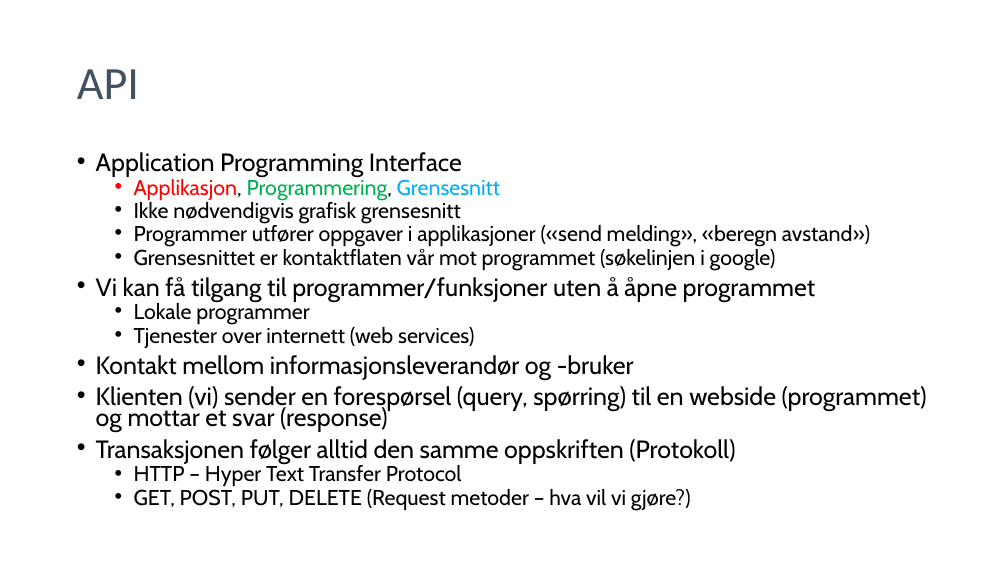
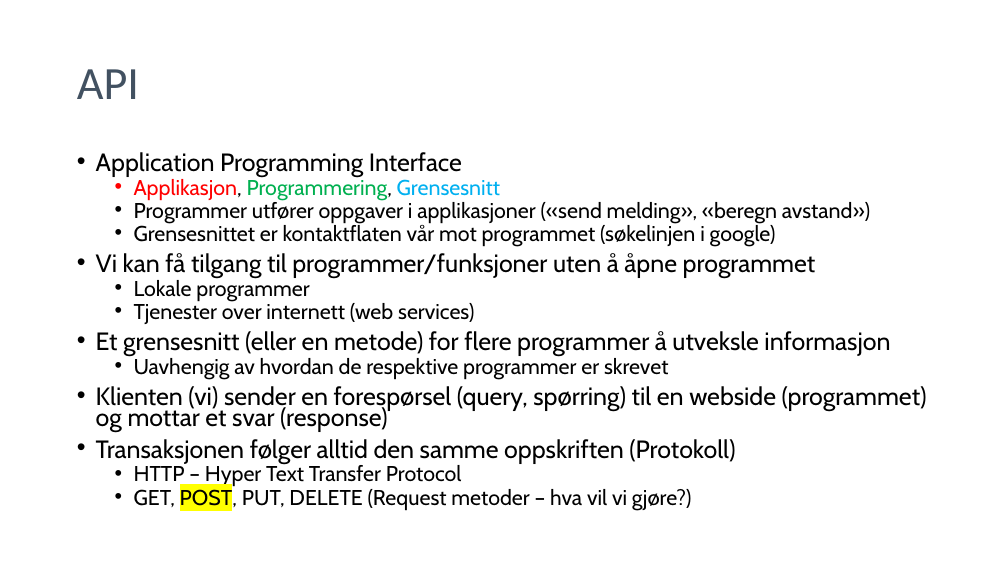
Before and after one commit to pandaAPIkurs/kursdata, a slide deck: slide 5 of Trinn2.pptx (slide 6 before the commit). Drawn at 1008x567 pixels with LibreOffice and Linux fonts; fonts in the diff are those of the drawing; background and template pictures are left out. Boxes give left, top, right and bottom in pixels: in the first picture for what was removed or moved away, otherwise in the second. Text is boxed around its words. In the diff, an @@ line names an element or a change of style, - is before the commit and + after.

```diff
--- a/Trinn2.pptx
+++ b/Trinn2.pptx
@@ text at (134,200,461,224): paragraph removed @@
-  • Ikke nødvendigvis grafisk grensesnitt
@@ text at (96,331,890,380): text changed @@
-• Kontakt mellom informasjonsleverandør og -bruker
+• Et grensesnitt (eller en metode) for flere programmer å utveksle informasjon
+  • Uavhengig av hvordan de respektive programmer er skrevet
@@ text at (134,487,692,511): highlight none to #FFFF00 in "POST," @@
```
Also in this commit, not shown: 5 other slides changed, 7 slides added, 4 slides removed, 5 other files.
